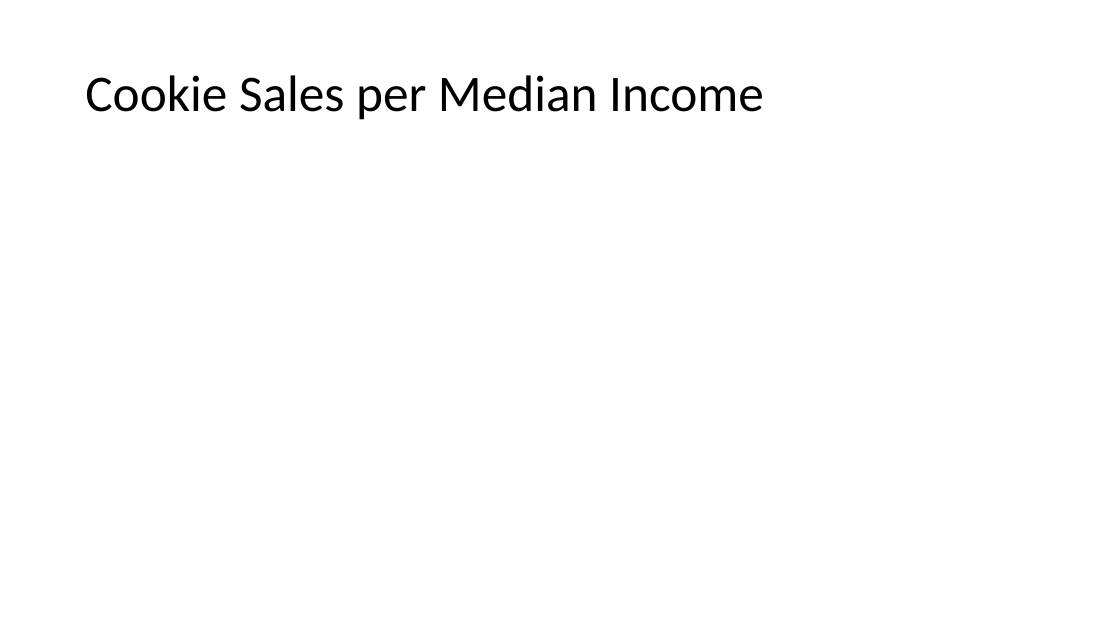
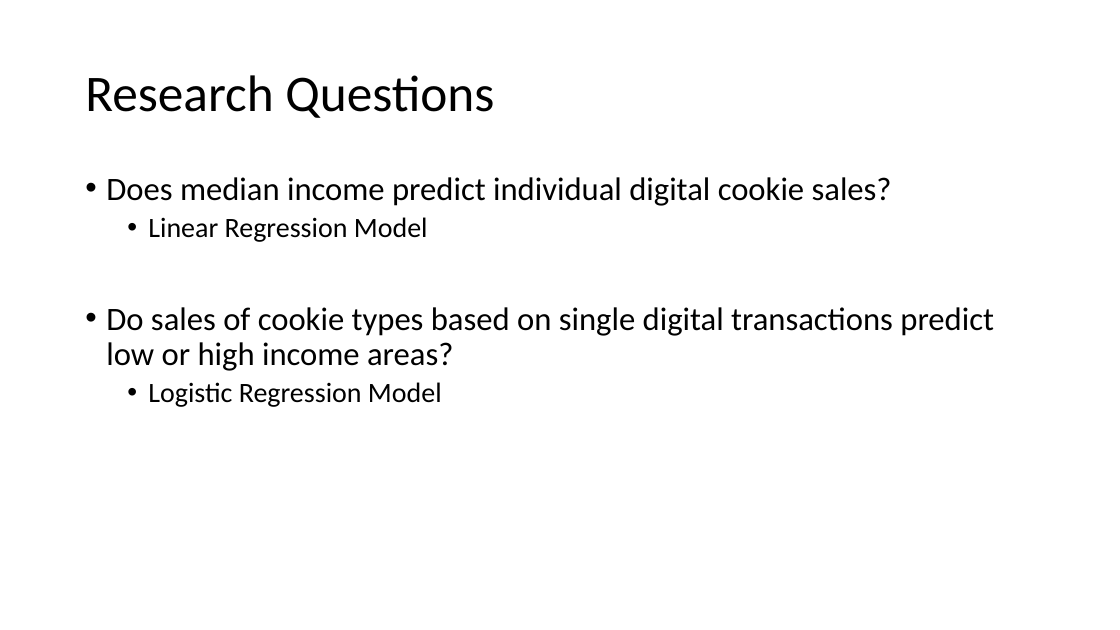
Before and after one commit to sbooysen/C-is-for-Cookie, a slide deck: slide 1 of Presentation/model_slides.pptx. Drawn at 1120x630 pixels with LibreOffice and Linux fonts; fonts in the diff are those of the drawing. Boxes give left, top, right and bottom in pixels: in the first picture for what was removed or moved away, otherwise in the second. Text is boxed around its words. In the diff, an @@ line names an element or a change of style, - is before the commit and + after.

```diff
--- a/Presentation/model_slides.pptx
+++ b/Presentation/model_slides.pptx
@@ title at [85,75,494,118]: text changed @@
-Cookie Sales per Median Income
+Research Questions
@@ text added at [106,177,994,407], 28 pt, text #000000 @@
+• Does median income predict individual digital cookie sales?
+  • Linear Regression Model
+• Do sales of cookie types based on single digital transactions predict low or high income areas?
+  • Logistic Regression Model
```
Also in this commit, not shown: 1 other slide changed, 3 slides added.
